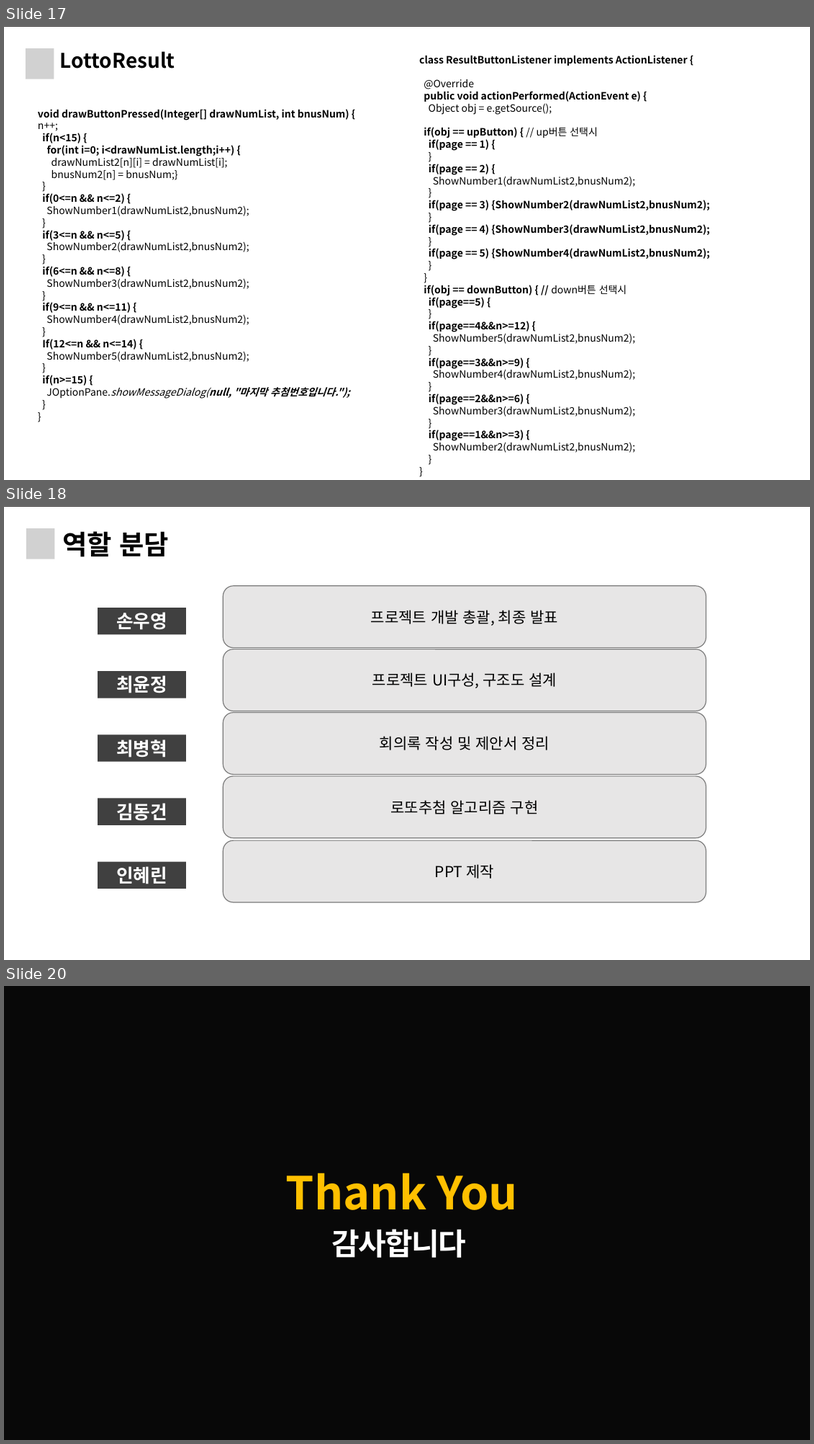
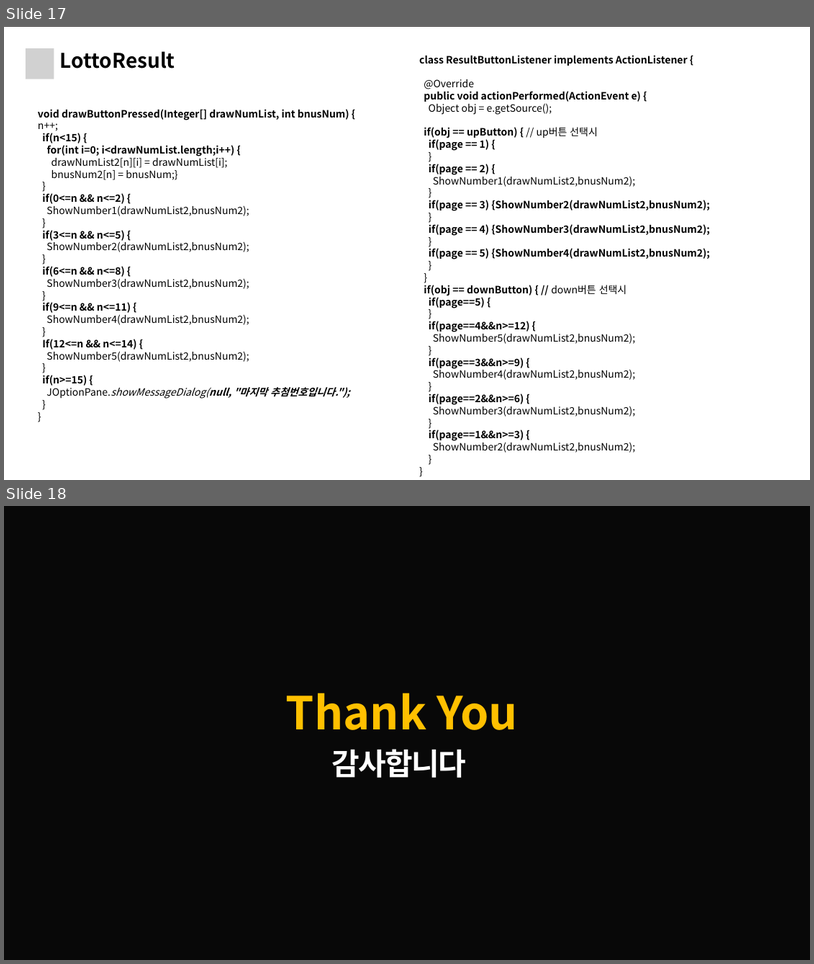
Before and after one commit to Sonw00/LottoDraw, a slide deck: Lotto추첨기 최종.pptx. Shown one above the other, each under a label of ours: slides 17, 18 and 20 before the commit, slides 17 and 18 after it; the slides between them are not shown. The pictures are 814x1444 and 814x964 pixels, drawn with LibreOffice and Linux fonts; fonts in the diff are those of the drawing; background and template pictures are left out; a plain dark background stands for a picture behind light text. Boxes give left, top, right and bottom in pixels: in the first picture for what was removed or moved away, otherwise in the second. Text is boxed around its words. In the diff, an @@ line names an element or a change of style, - is before the commit and + after.

```diff
--- a/Lotto추첨기 최종.pptx
+++ b/Lotto추첨기 최종.pptx
@@ slide 18 removed at (4, 506, 810, 960), background #3B3838; not listed: 1 template element that a slide beside it also shows @@
@@ rectangle removed at (4, 507, 810, 523) @@
@@ rectangle removed at (4, 515, 18, 960) @@
@@ rectangle removed at (783, 516, 810, 959) @@
@@ rectangle removed at (26, 528, 55, 559) @@
@@ text removed at (62, 531, 170, 557) @@
-역할 분담
@@ group removed at (223, 586, 706, 902): 5 rounded rectangles @@
-프로젝트 개발 총괄, 최종 발표
-회의록 작성 및 제안서 정리
-로또추첨 알고리즘 구현
-PPT 제작
-프로젝트 UI구성, 구조도 설계
@@ group removed at (98, 608, 186, 889): 5 rectangles @@
-손우영
-인혜린
-최윤정
-최병혁
-김동건
@@ rectangle removed at (4, 924, 810, 960) @@
@@ what was slide 20 is now slide 18 @@
```
Also in this commit, not shown: 2 slides changed, 1 other slide removed.
